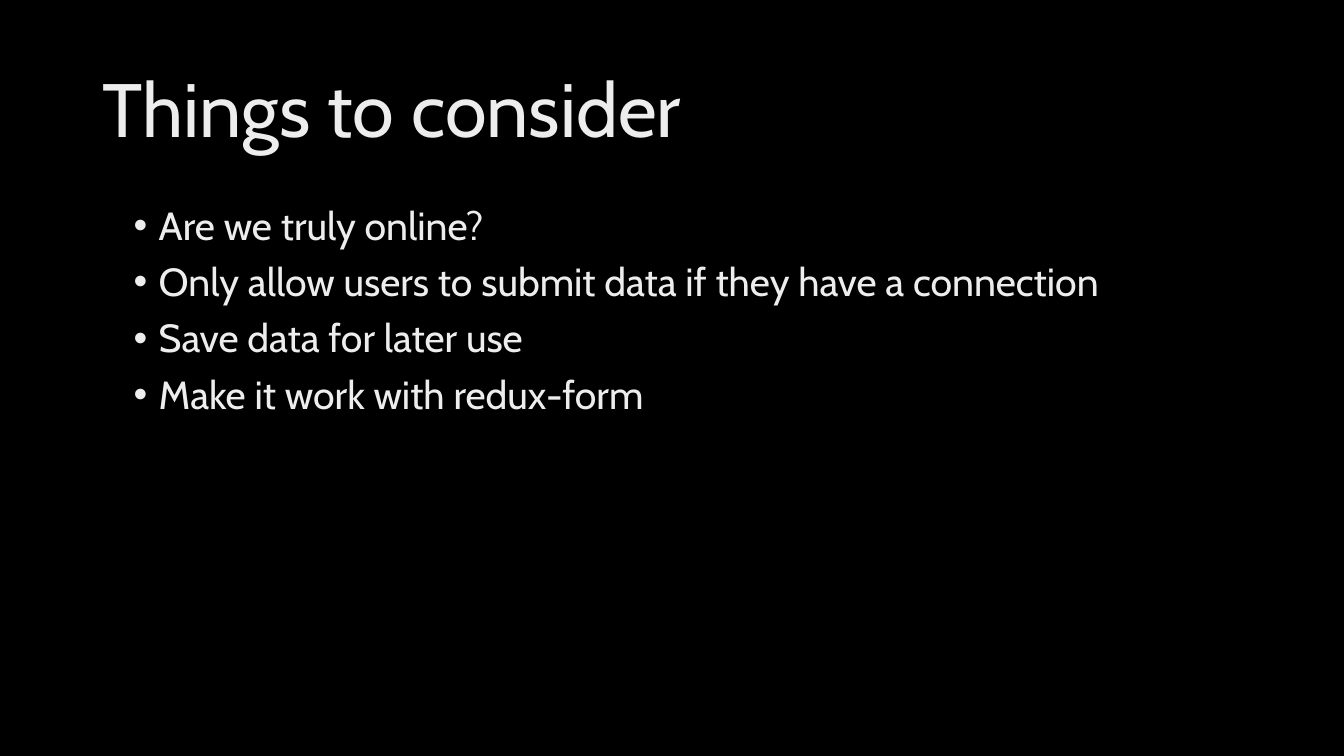
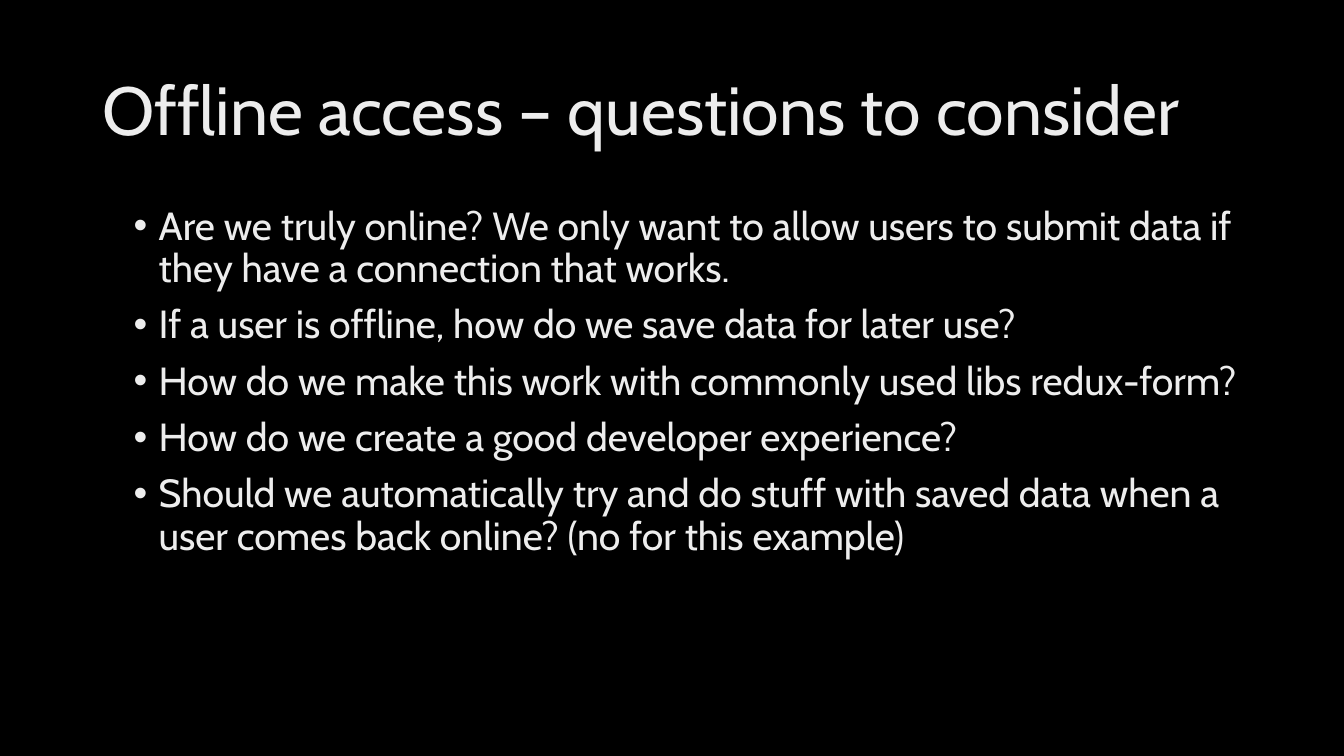
Before and after one commit to kunovsky/reactOfflineTalk, a slide deck: slide 3 of react_offline_talk.pptx. Drawn at 1344x756 pixels with LibreOffice and Linux fonts; fonts in the diff are those of the drawing; background and template pictures are left out. Boxes give left, top, right and bottom in pixels: in the first picture for what was removed or moved away, otherwise in the second. Text is boxed around its words. In the diff, an @@ line names an element or a change of style, - is before the commit and + after.

```diff
--- a/react_offline_talk.pptx
+++ b/react_offline_talk.pptx
@@ title at bbox=[102, 84, 1179, 151]: text changed; size 54 to 48.6 pt @@
-Things to consider
+Offline access – questions to consider
@@ text at bbox=[159, 210, 1236, 559]: text changed @@
-• Are we truly online?
-• Only allow users to submit data if they have a connection
-• Save data for later use
-• Make it work with redux-form
+• Are we truly online? We only want to allow users to submit data if they have a connection that works.
+• If a user is offline, how do we save data for later use?
+• How do we make this work with commonly used libs redux-form?
+• How do we create a good developer experience?
+• Should we automatically try and do stuff with saved data when a user comes back online? (no for this example)
```
Also in this commit, not shown: 5 other slides changed, 8 slides added, 2 slides removed, 2 other files.
